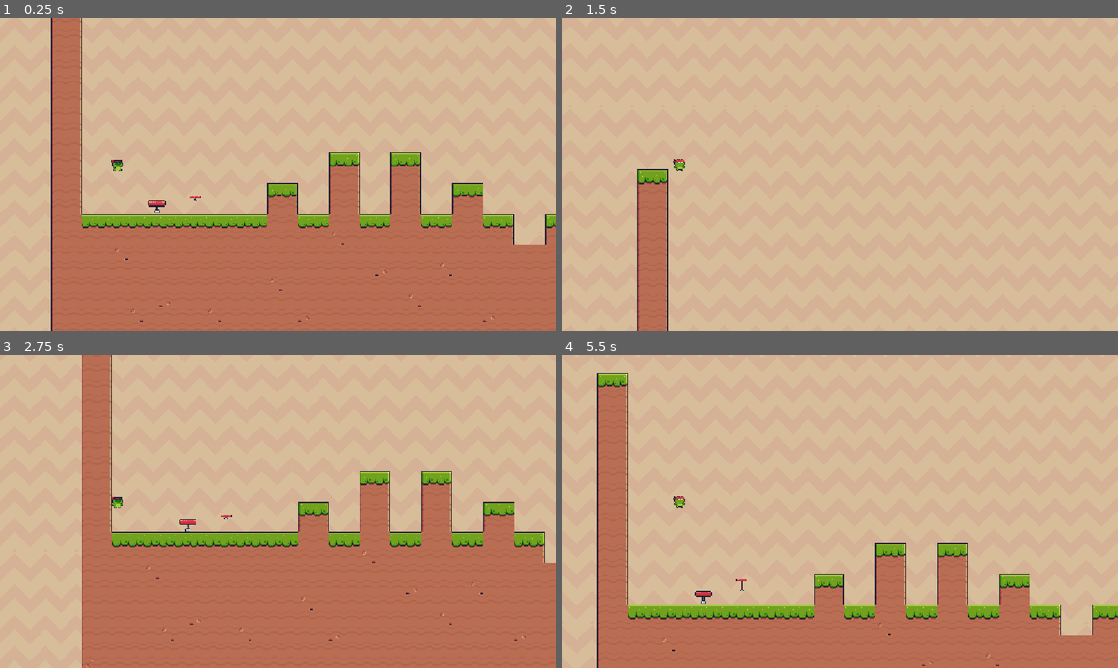
Above: before the commit, frames 1-4 (two rows, left to right).
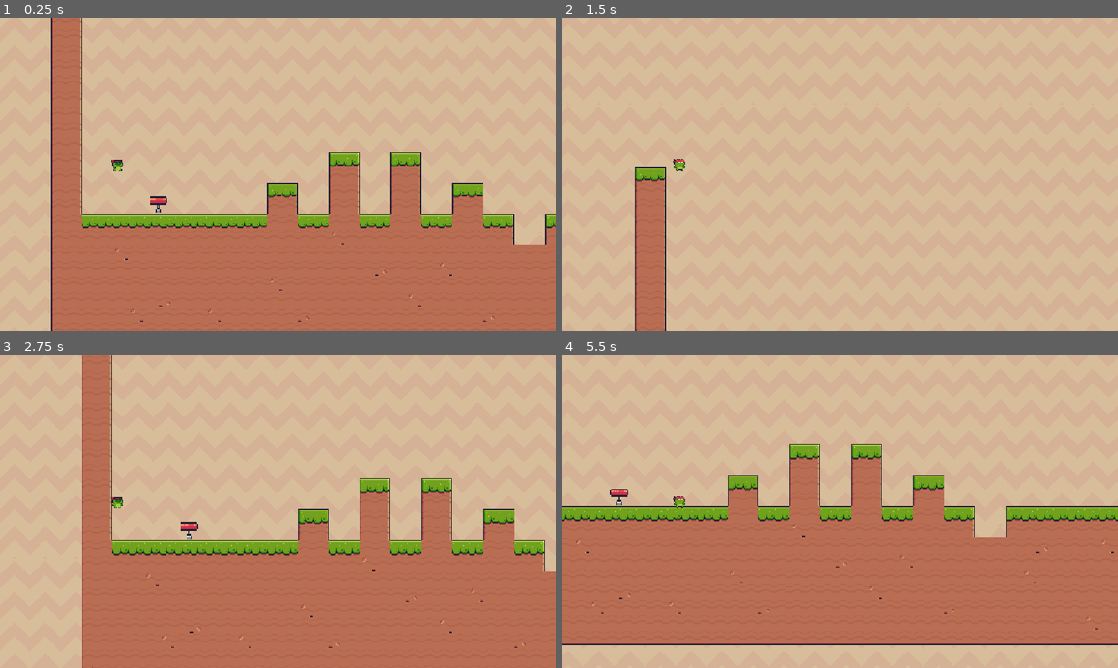
Above: after the commit, the same moments.

Repository: felizhsu0503/platformer-thingy
Game: Godot game, scene res://srcs/assets/node_2d.tscn
Two runs of this game, one before a commit and one after it. Both use one fixed random seed, a clock stepped at 60 frames per second and the inputs below.
Inputs:
- Up to frame 1 (0.25 s): no input
- Up to frame 2 (1.5 s): hold D (right) from 0.53 s (still down); tap W (up) at 0.77 s
- Up to frame 3 (2.75 s): tap W (up) at 1.52 s; release D (right) at 2.03 s; hold A (left) from 2.03 s (still down)
- Up to frame 4 (5.5 s): release A (left) at 2.78 s; hold D (right) 2.78-4.28 s; tap W (up) at 3.02, 3.77, 4.52 s; hold A (left) 4.28-5.03 s; hold D (right) from 5.03 s (still down)

The runs differ from the first frame. In frame 1, 0.1% of the frame differs, in the area x 26-37%, y 56-63%; in frame 2, 0.9%; in frame 3, 5.9%; in frame 4, 45%, in the area x 0-100%, y 5-100%.

Commit message:
fcr5cft5c5

Diff:
--- a/srcs/assets/node_2d.tscn
+++ b/srcs/assets/node_2d.tscn
@@ -219,30 +219,9 @@
 [node name="Main charater" parent="." unique_id=57294927 instance=ExtResource("5_v3a28")]
 position = Vector2(-310, -131)
 
-[node name="AnimatedSprite2D" parent="." unique_id=251865469 instance=ExtResource("6_v3a28")]
-position = Vector2(-226.99998, -40)
-scale = Vector2(1.5535699, 2.7857144)
-
-[node name="AnimatedSprite2D2" parent="." unique_id=1102244535 instance=ExtResource("6_v3a28")]
-position = Vector2(-148, -41)
-scale = Vector2(1, 1)
-
-[node name="AnimatedSprite2D3" parent="." unique_id=181255886 instance=ExtResource("6_v3a28")]
-position = Vector2(1268, -73)
-scale = Vector2(1, 1)
-
-[node name="AnimatedSprite2D4" parent="." unique_id=904670754 instance=ExtResource("6_v3a28")]
-position = Vector2(1332, -97)
-scale = Vector2(1, 1)
-
-[node name="AnimatedSprite2D5" parent="." unique_id=1308520556 instance=ExtResource("6_v3a28")]
-position = Vector2(1396, -137)
-scale = Vector2(1, 1)
-
-[node name="AnimatedSprite2D6" parent="." unique_id=792886408 instance=ExtResource("6_v3a28")]
-position = Vector2(1460, -169)
-scale = Vector2(1, 1)
-
 [node name="Area2D" parent="." unique_id=1615186038 instance=ExtResource("2_gdc4f")]
 position = Vector2(1634, -191)
 target_scene = "uid://cdenj1quh422l"
+
+[node name="AnimatedSprite2D" parent="." unique_id=251865469 instance=ExtResource("6_v3a28")]
+position = Vector2(-224, -50)
